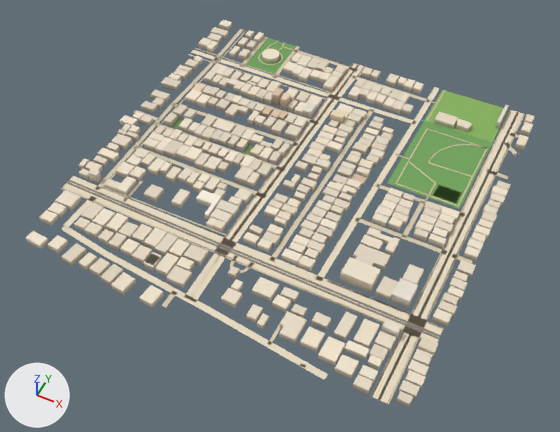
The glTF model public/assets/bengaluru-region-v1/tiles/t-2_-14-l0.glb, before and after one commit.
One viewpoint serves both versions: a 50 mm camera at (-448.0, -7389.0, 711.0) aimed at (-744.0, -6797.0, -29.0). Arrows for +X, +Y and +Z are at lower left; the lights stay in place. The first picture is the older version. Vertices at exactly the same position are counted once.

The first picture shows 'building', 'ground'.
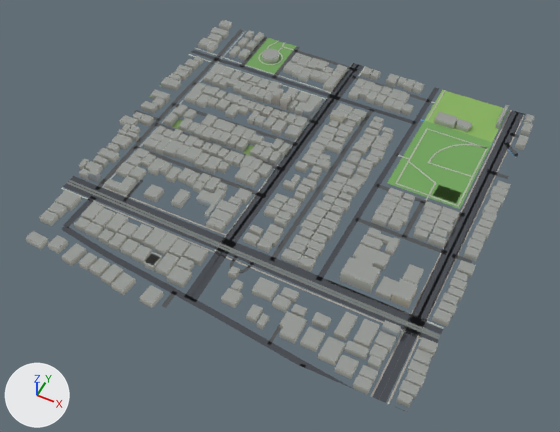
Changed parts and their boxes [x1, y1, x2, y2] in the pictures (560 x 432 px; the box of a moved part takes in the faces that stretch with it):
'ground', reshaped: before [61, 29, 525, 404]; after [61, 29, 527, 412]
part 1 of me_building, recoloured (pale yellow to light grey): [26, 20, 535, 407] in both
part 2 of me_ground, moved or reshaped: before [418, 330, 439, 343]; after [420, 332, 439, 343]
part 3 of me_ground, rebuilt (10% narrower): before [371, 331, 412, 400]; after [373, 332, 410, 400]
part 4 of me_ground, rebuilt: before [380, 335, 418, 403]; after [379, 334, 417, 403]
part 5 of me_ground, rebuilt (9% narrower, 20% shorter): before [423, 321, 444, 335]; after [424, 323, 443, 334]
part 6 of me_ground, added: after [221, 249, 410, 331]
part 7 of me_ground, moved or reshaped: before [61, 176, 440, 395]; after [61, 176, 440, 412]
part 8 of me_ground, reshaped: before [420, 87, 523, 146]; after [420, 87, 527, 157]
part 9 of me_ground, reshaped: before [191, 29, 268, 65]; after [189, 29, 268, 64]
part 10 of me_ground, added: after [134, 110, 158, 120]
part 11 of me_ground, recoloured: [61, 41, 525, 404] in both

The change in detail:
me_building is used by ob_building; location (-1000.0, -7000.0, 0.0).
me_building had 3202 vertices, 4041 faces and spanned x -3.0..507.0, y -7.0..502.0, z 0.0..18.0.
me_building now has 3202 vertices, 4870 faces and spans x -3.0..507.0, y -7.0..502.0, z 0.0..18.0.
me_building part 1: 4041 kept faces spanning x -3.0..507.0, y -7.0..502.0, z 0.0..18.0 get new vertex colours; the middle colour goes from pale yellow #daceba to light grey #c3c5be.
me_ground is used by ob_ground; location (-1000.0, -7000.0, 0.0).
me_ground had 1525 vertices, 1269 faces and spanned x 0.0..502.0, y -4.0..500.0, z 1.0.
me_ground now has 1556 vertices, 1294 faces and spans x 0.0..500.0, y 0.0..500.0, z 1.0.
me_ground part 2: the loose piece of 6 vertices spanning x 479.0..500.0, y 87.0..100.0, z 1.0 is scaled about its middle by (1, 0.584, 1).
me_ground part 3: the loose piece of 10 vertices spanning x 460.0..472.0, y 0.0..89.0, z 1.0 is rebuilt with 10 vertices and now spans x 462.0..471.0, y 0.0..89.0, z 1.0.
me_ground part 4: the loose piece of 8 vertices spanning x 468.0..479.0, y 0.0..89.0, z 1.0 is rebuilt with 8 vertices and now spans x 469.0..478.0, y 0.0..89.0, z 1.0.
me_ground part 5: the loose piece of 4 vertices spanning x 479.0..500.0, y 100.0..113.0, z 1.0 is rebuilt with 4 vertices and now spans x 479.0..500.0, y 103.0..110.0, z 1.0.
me_ground part 6: a new loose piece of 22 vertices spanning x 229.0..467.0, y 91.0..104.0, z 1.0, in mat_ground.
me_ground part 7: 17 vertices moved from x 20.0..467.0, y -4.0..121.0, z 1.0 to x 6.0..468.0, y 0.0..122.0, z 1.0; 54 vertices removed from x 0.0..480.0, y 4.0..113.0, z 1.0; 37 vertices added at x 0.0..500.0, y 0.0..110.0, z 1.0.
me_ground part 8: 6 vertices moved from x 466.0..486.0, y 445.0..475.0, z 1.0 to x 466.0..486.0, y 452.0..486.0, z 1.0; 4 vertices removed from x 355.0..478.0, y 467.0..500.0, z 1.0; 22 vertices added at x 356.0..500.0, y 409.0..500.0, z 1.0.
me_ground part 9: 2 vertices moved from x 21.0, y 414.0..422.0, z 1.0 to x 7.0, y 414.0..421.0, z 1.0; 6 vertices removed from x 38.0..87.0, y 462.0..463.0, z 1.0; 16 vertices added at x 7.0..87.0, y 407.0..489.0, z 1.0.
me_ground part 10: 2 vertices added at x 6.0..7.0, y 260.0..266.0, z 1.0.
me_ground part 11: 988 kept faces spanning x 0.0..500.0, y 0.0..500.0, z 1.0 get new vertex colours; the middle colour goes from beige #cfbf9f to grey #a19e95.
Other edits to the shape of me_ground do not show in these pictures.
